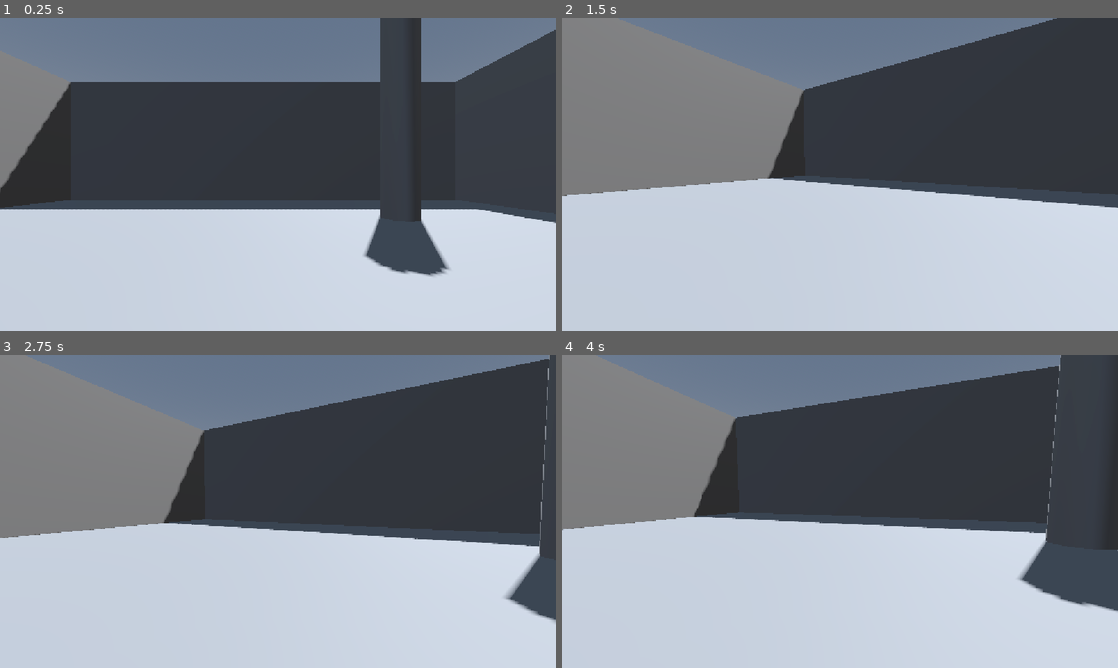
Above: before the commit, frames 1-4 (two rows, left to right).
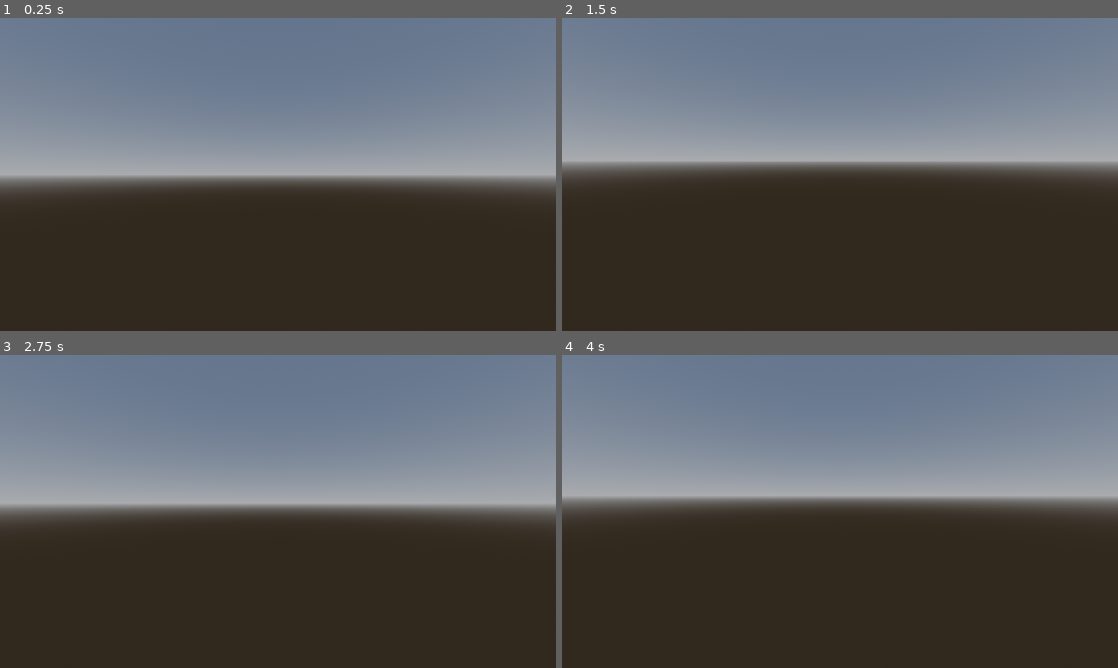
Above: after the commit, the same moments.

Repository: MarioSuper999/Godot_Dih_Mah_Tih
Game: Godot game, scene res://scenes/game.tscn
Same seed, same stepped clock (60 frames per second), same inputs: the game is played once before the commit and once after it.
Inputs (mouse positions are in pixels of both pictures, inside the frame that each line leads up to):
- Up to frame 1 (0.25 s): no input
- Up to frame 2 (1.5 s): tap Enter (ui_accept) at 0.5, 0.77, 1.25 s; move the mouse to (962, 158) at 0.52 s; hold Right (ui_right) 0.53-1.28 s; click (962, 158) at 0.67 s; move the mouse to (812, 174) at 1.27 s; hold Up (ui_up) from 1.28 s (still down)
- Up to frame 3 (2.75 s): keep holding Up (ui_up); tap Enter (ui_accept) at 1.52, 2 s; move the mouse to (289, 505) at 2.02 s
- Up to frame 4 (4 s): keep holding Up (ui_up); tap Enter (ui_accept) at 2.75, 3.02, 3.5, 3.77 s; move the mouse to (834, 517) at 2.77 s; click (834, 517) at 2.92 s; move the mouse to (878, 514) at 3.52 s

The runs differ from the first frame. In frame 1, 78% of the frame differs, in the area x 0-100%, y 0-100%; in frame 2, 81%; in frame 3, 79%; in frame 4, 83%.
Error after the commit: Invalid access to property or key 'position' on a base object of type 'null instance'. (res://scripts/procedural-generation.gd:8)

Commit message:
procedural generation

Diff:
--- /dev/null
+++ b/prefabs/rooms/box.tscn
@@ -0,0 +1,29 @@
+[gd_scene format=3 uid="uid://dutvo3impdcnu"]
+
+[node name="box" type="Node3D" unique_id=483462352]
+
+[node name="CSGBox3D6" type="CSGBox3D" parent="." unique_id=1139290836]
+transform = Transform3D(-4.371139e-08, 0, 1, 0, 1, 0, -1, 0, -4.371139e-08, -13.5, 0.499686, -0.5)
+size = Vector3(19, 6, 1)
+
+[node name="CSGBox3D5" type="CSGBox3D" parent="." unique_id=2135406263]
+transform = Transform3D(1, 0, 0, 0, 1, 0, 0, 0, 1, -3.5001817, 0.499686, -9.5)
+size = Vector3(19, 6, 1)
+
+[node name="CSGBox3D4" type="CSGBox3D" parent="." unique_id=2085317156]
+transform = Transform3D(-4.371139e-08, 0, -1, 0, 1, 0, 1, 0, -4.371139e-08, 5.5, 0.499686, 0.5)
+size = Vector3(19, 6, 1)
+
+[node name="CSGBox3D3" type="CSGBox3D" parent="." unique_id=1355466620]
+transform = Transform3D(1, 0, 0, 0, 1, 0, 0, 0, 1, -4.485182, 0.499686, 9.5)
+size = Vector3(19, 6, 1)
+
+[node name="CSGBox3D2" type="CSGBox3D" parent="." unique_id=1981237714]
+transform = Transform3D(1, 0, 0, 0, 1, 0, 0, 0, 1, -4, 3.9999998, 0)
+use_collision = true
+size = Vector3(20, 1, 20)
+
+[node name="CSGBox3D" type="CSGBox3D" parent="." unique_id=1711508238]
+transform = Transform3D(1, 0, 0, 0, 1, 0, 0, 0, 1, -4, -2.5, 0)
+use_collision = true
+size = Vector3(20, 1, 20)
--- a/scenes/game.tscn
+++ b/scenes/game.tscn
@@ -1,6 +1,7 @@
 [gd_scene format=3 uid="uid://c5hkbw7v06nu8"]
 
 [ext_resource type="PackedScene" uid="uid://d2xrw5swb5xo0" path="res://scenes/player.tscn" id="1_uwrxv"]
+[ext_resource type="Script" uid="uid://bamyao7j7la52" path="res://scripts/procedural-generation.gd" id="3_lnu2h"]
 
 [sub_resource type="ProceduralSkyMaterial" id="ProceduralSkyMaterial_uwrxv"]
 sky_horizon_color = Color(0.66224277, 0.6717428, 0.6867428, 1)
@@ -25,43 +26,8 @@
 
 [node name="Player" parent="." unique_id=230931713 instance=ExtResource("1_uwrxv")]
 transform = Transform3D(1, 0, 0, 0, 1, 0, 0, 0, 1, 0.2070694, 0.00031518936, 0.044442654)
+can_sprint = true
+can_freefly = true
 
-[node name="Node3D" type="Node3D" parent="." unique_id=478914177]
-transform = Transform3D(1, 0, 0, 0, 1, 0, 0, 0, 1, 3.5, 2.000314, -0.5)
-
-[node name="CSGBox3D6" type="CSGBox3D" parent="Node3D" unique_id=1547475785]
-transform = Transform3D(-4.371139e-08, 0, 1, 0, 1, 0, -1, 0, -4.371139e-08, -13.5, 0.499686, -0.5)
-size = Vector3(19, 6, 1)
-
-[node name="CSGBox3D5" type="CSGBox3D" parent="Node3D" unique_id=584615713]
-transform = Transform3D(1, 0, 0, 0, 1, 0, 0, 0, 1, -3.5001817, 0.499686, -9.5)
-size = Vector3(19, 6, 1)
-
-[node name="CSGBox3D4" type="CSGBox3D" parent="Node3D" unique_id=1672765266]
-transform = Transform3D(-4.371139e-08, 0, -1, 0, 1, 0, 1, 0, -4.371139e-08, 5.5, 0.499686, 0.5)
-size = Vector3(19, 6, 1)
-
-[node name="CSGBox3D3" type="CSGBox3D" parent="Node3D" unique_id=1104775535]
-transform = Transform3D(1, 0, 0, 0, 1, 0, 0, 0, 1, -4.485182, 0.499686, 9.5)
-size = Vector3(19, 6, 1)
-
-[node name="CSGBox3D2" type="CSGBox3D" parent="Node3D" unique_id=793596476]
-transform = Transform3D(1, 0, 0, 0, 1, 0, 0, 0, 1, -4, 3.9999998, -22)
-use_collision = true
-size = Vector3(20, 1, 20)
-
-[node name="CSGBox3D" type="CSGBox3D" parent="Node3D" unique_id=703627758]
-transform = Transform3D(1, 0, 0, 0, 1, 0, 0, 0, 1, -4, -2.5, 0)
-use_collision = true
-size = Vector3(20, 1, 20)
-
-[node name="CSGCylinder3D3" type="CSGCylinder3D" parent="Node3D" unique_id=1311616148]
-height = 7.0
-
-[node name="CSGCylinder3D2" type="CSGCylinder3D" parent="Node3D" unique_id=1576625900]
-transform = Transform3D(1, 0, 0, 0, 1, 0, 0, 0, 1, 0, 0, 5)
-height = 7.0
-
-[node name="CSGCylinder3D" type="CSGCylinder3D" parent="Node3D" unique_id=2070607686]
-transform = Transform3D(1, 0, 0, 0, 1, 0, 0, 0, 1, 0, 0, -5)
-height = 7.0
+[node name="Rooms" type="Node3D" parent="." unique_id=88311267]
+script = ExtResource("3_lnu2h")
--- /dev/null
+++ b/scripts/procedural-generation.gd
@@ -0,0 +1,11 @@
+extends Node
+const BOUNDARY_X := 500
+const BOUNDARY_Y := 250
+const BOUNDARY_Z := 500
+
+func _ready() -> void:
+	for i in range(randf_range(50,100)):
+		$box.position += Vector3(randf_range(-BOUNDARY_X,BOUNDARY_X),randf_range(-BOUNDARY_Y,BOUNDARY_Y),randf_range(-BOUNDARY_Z,BOUNDARY_Z))
+
+func _process(delta: float) -> void:
+	pass
Not shown, added: scripts/procedural-generation.gd.uid
